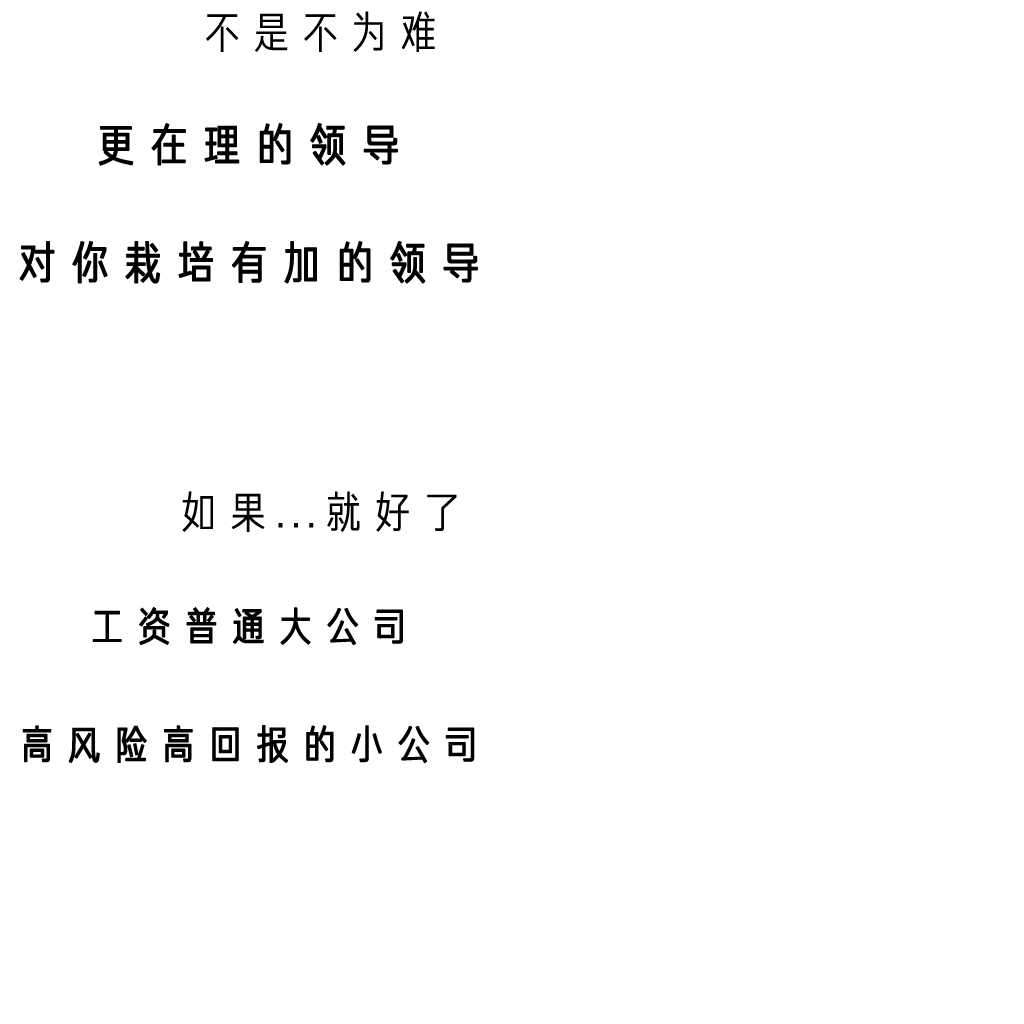
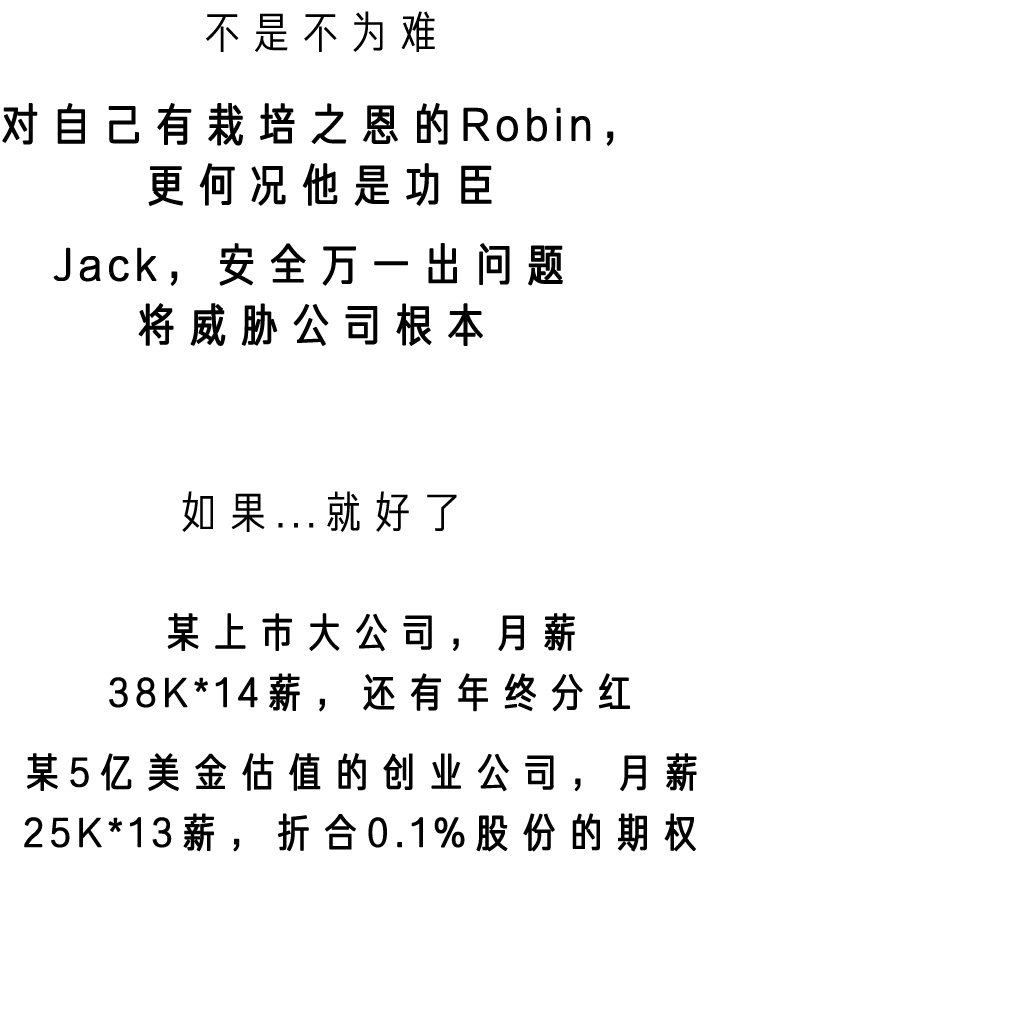
Revision of a layered (1024, 1024) image; what changed, layer by layer:
hid "高风险高回报的小公司 拷贝" over [left=624, top=753, right=697, bottom=764]
renamed "工资普通大公司" to "某上市大公司，月薪 38K*14薪，还有年终分红", painted on it over [left=92, top=607, right=630, bottom=712]
renamed "高风险高回报的小公司" to "某5亿美金估值的创业公司，月薪 25K*13薪，折合0.1%股份的期权", painted on it over [left=22, top=725, right=697, bottom=852]
removed layer "工作第三年，你在职场小有成就， 两份新的工作机会摆在面前，你会" from group "page3 拷贝" over [left=51, top=813, right=647, bottom=852]
renamed "更在理的领导" to "对自己有栽培之恩的Robin， 更何况他是功臣", painted on it over [left=2, top=103, right=614, bottom=206]
renamed "对你栽培有加的领导" to "Jack，安全万一出问题 将威胁公司根本", painted on it over [left=19, top=241, right=563, bottom=346]
renamed "工作第一年，部门直属领导发生矛盾， 让大家投票，你会选择投给？" to "工作第一年，在领导Robin的栽培下， 你在公司站稳脚跟。跨部门会议， 另一位领导Jack质疑Robin忽视用户安全， 而Ro", hid it, painted on it over [left=92, top=333, right=629, bottom=687]
